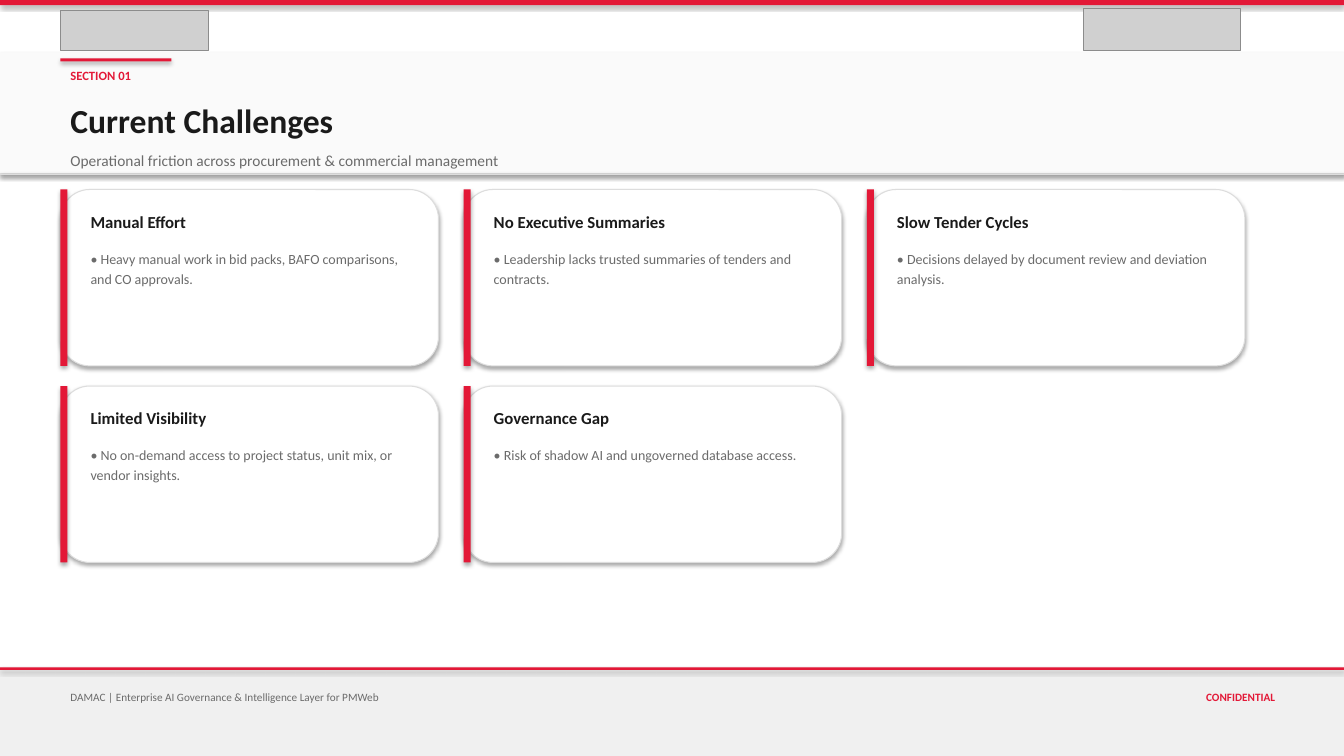
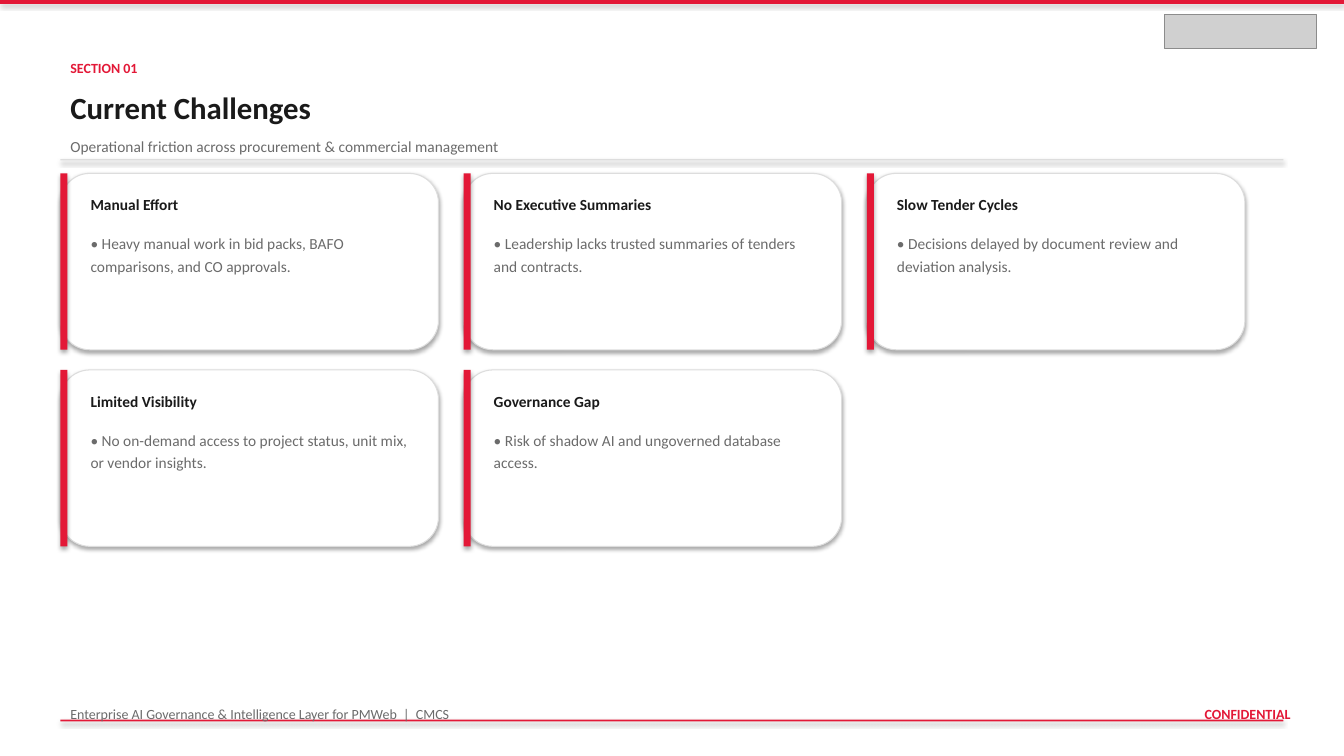
Before and after one commit to vishnushankar9024/procurehubibi, a slide deck: slide 5 of output/DAMAC_PMWeb_AI_Governance_Intelligence_Layer.pptx. Drawn at 1344x756 pixels with LibreOffice and Linux fonts; fonts in the diff are those of the drawing; grey boxes stand for pictures. Boxes give left, top, right and bottom in pixels: in the first picture for what was removed or moved away, otherwise in the second. Text is boxed around its words. In the diff, an @@ line names an element or a change of style, - is before the commit and + after.

```diff
--- a/output/DAMAC_PMWeb_AI_Governance_Intelligence_Layer.pptx
+++ b/output/DAMAC_PMWeb_AI_Governance_Intelligence_Layer.pptx
@@ picture removed at (60, 10, 209, 50) @@
@@ picture removed at (1084, 8, 1241, 50) @@
@@ picture added at (1165, 14, 1317, 48) @@
@@ rectangle removed at (0, 52, 1344, 173) @@
@@ text "SECTION 01": place and size @@
-text "SECTION 01" at (70, 71, 131, 80)
+text "SECTION 01" at (70, 64, 137, 73)
@@ text "SECTION 01" at (70, 64, 137, 73): size 9 to 10 pt @@
@@ rectangle removed at (60, 58, 171, 62) @@
@@ text "Current Challenges": place and size @@
-text "Current Challenges" at (70, 109, 334, 139)
+text "Current Challenges" at (70, 97, 311, 125)
@@ text "Current Challenges" at (70, 97, 311, 125): size 24 to 22 pt @@
@@ rectangle: place and size @@
-rectangle at (0, 173, 1344, 174)
+rectangle at (60, 159, 1284, 160)
@@ rounded rectangle: place and size @@
-rounded rectangle at (464, 386, 842, 563)
+rounded rectangle at (60, 173, 439, 350)
@@ rectangle: place and size @@
-rectangle at (464, 386, 471, 563)
+rectangle at (60, 173, 68, 350)
@@ 11 texts: place and size @@
-11 texts at (70, 155, 1207, 483)
+11 texts at (70, 141, 1179, 471)
@@ size 12 to 11 pt in 5 elements at (91, 199, 178, 210), (494, 199, 651, 210), (91, 396, 197, 410), (494, 397, 600, 410), (897, 199, 1018, 213) @@
@@ size 10 to 11 pt in 5 elements at (91, 435, 407, 471), (494, 435, 781, 468), (91, 238, 343, 275), (494, 238, 796, 272), (897, 238, 1179, 275) @@
@@ rounded rectangle: place and size @@
-rounded rectangle at (867, 190, 1245, 366)
+rounded rectangle at (60, 370, 439, 546)
@@ rectangle: place and size @@
-rectangle at (867, 190, 874, 366)
+rectangle at (60, 370, 68, 546)
@@ 3 rounded rectangles, 3 rectangles: place and size @@
-3 rounded rectangles, 3 rectangles at (60, 190, 842, 563)
+3 rounded rectangles, 3 rectangles at (464, 173, 1245, 546)
@@ rectangle removed at (0, 667, 1344, 756) @@
@@ text at (70, 709, 449, 722): text changed; size 8 to 10 pt @@
-DAMAC | Enterprise AI Governance & Intelligence Layer for PMWeb
+Enterprise AI Governance & Intelligence Layer for PMWeb | CMCS
@@ text "CONFIDENTIAL": place and size @@
-text "CONFIDENTIAL" at (1206, 693, 1275, 701)
+text "CONFIDENTIAL" at (1205, 710, 1291, 722)
@@ text "CONFIDENTIAL" at (1205, 710, 1291, 722): size 8 to 10 pt @@
@@ rectangle: place and size @@
-rectangle at (0, 667, 1344, 670)
+rectangle at (60, 720, 1284, 722)
```
Also in this commit, not shown: 35 other slides changed, 3 other files.
